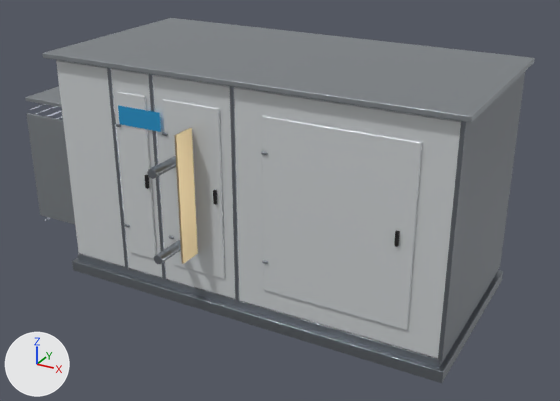
The glTF model graphics3d/models/oau.glb as it was, and as the next commit left it.
Both versions are drawn from a 50 mm camera at (3.62, -6.69, 4.16) aimed at (-0.02, -0.08, 0.86). The lights are fixed; the arrows at lower left show +X, +Y and +Z. The first picture is the older version. Vertices at exactly the same position are counted once.

Names of what the first picture shows: 'casing', 'screen', 'weather'.
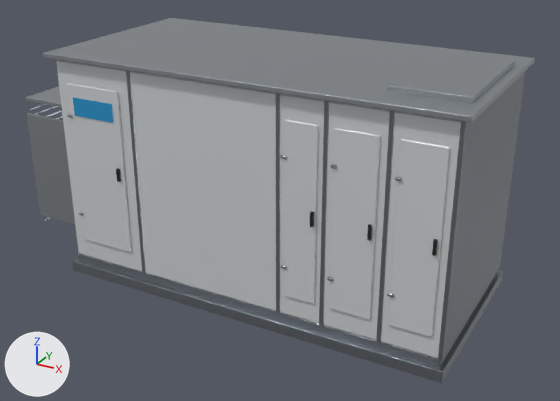
The change, as a list of edits to the scene's bpy script:
```text
Change me_casing:
    remove me_casing.from_pydata(...)  # 2312 vertices, 4468 faces; spans x -2.12..2.12, y -1.4..1.01, z 0.0..2.33
    add me_casing.from_pydata(...)  # 2808 vertices, 5436 faces; spans x -2.1..2.12, y -1.05..1.3, z 0.0..2.44
    me_casing part 1: the loose piece of 56 vertices spanning x -1.32..-0.97, y -1.02..-1.0, z 0.34..2.1 is scaled about its middle by (1.89, 1, 1), then moved by (-0.48, 0.0, 0.0)
    me_casing part 2: the loose piece of 56 vertices spanning x -0.89..0.0, y -1.0..1.0, z 0.12..2.32 is scaled about its middle by (1.85, 1, 1), then moved by (0.1, 0.0, 0.0)
    me_casing part 3: the loose piece of 56 vertices spanning x -1.39..-0.9, y -1.0..1.0, z 0.12..2.32 is scaled about its middle by (0.929, 1, 1), then moved by (1.85, 0.0, 0.0)
    me_casing part 4: the loose piece of 56 vertices spanning x 0.31..1.78, y -1.02..-1.0, z 0.34..2.1 is scaled about its middle by (0.217, 1, 1), then moved by (-0.35, 0.0, 0.0)
    me_casing part 5: the loose piece of 56 vertices spanning x -0.76..-0.13, y -1.02..-1.0, z 0.34..2.1 is scaled about its middle by (0.643, 1, 1), then moved by (1.67, 0.0, 0.0)
    me_casing part 6: the loose piece of 56 vertices spanning x -1.42..-1.38, y -1.01..1.01, z 0.11..2.33 is moved by (0.23, 0.0, 0.0)
    me_casing part 7: the loose piece of 56 vertices spanning x -0.02..0.02, y -1.01..1.01, z 0.11..2.33 is moved by (0.47, 0.0, 0.0)
    me_casing part 8: the loose piece of 56 vertices spanning x -0.92..-0.88, y -1.01..1.01, z 0.11..2.33 is moved by (1.83, 0.0, 0.0)
    me_casing part 9: the loose piece of 56 vertices spanning x 0.31..0.37, y -1.04..-1.01, z 1.75..1.77 is moved by (0.2, 0.0, 0.0)
    me_casing part 10: the loose piece of 56 vertices spanning x 1.62..1.65, y -1.05..-1.01, z 1.15..1.29 is scaled about its middle by (1.92, 0.499, 0.123), then moved by (-0.03, 0.0, 0.54), in mat_steel (grey #8d939a)
    me_casing part 11: the loose piece of 56 vertices spanning x -0.21..-0.18, y -1.05..-1.01, z 1.15..1.29 is scaled about its middle by (1.92, 0.499, 0.123), then moved by (1.81, 0.0, -0.56), in mat_steel (grey #8d939a)
    me_casing part 12: the loose piece of 56 vertices spanning x -1.02..-1.0, y -1.05..-1.01, z 1.15..1.29 is moved by (-0.36, 0.0, 0.0)
    me_casing part 13: the loose piece of 56 vertices spanning x -2.12..-2.1, y -0.85..0.85, z 1.18..1.24 is scaled about its middle by (1.47, 0.0202, 2.37), then moved by (2.94, -1.03, 0.01), in mat_rubber (black #151515)
    me_casing part 14: the loose piece of 56 vertices spanning x -2.12..-2.1, y -0.85..0.85, z 1.27..1.33 is scaled about its middle by (1.47, 0.0202, 2.37), then moved by (3.5, -1.03, -0.08), in mat_rubber (black #151515)
    me_casing part 15: the loose piece of 56 vertices spanning x -2.12..-2.1, y -0.85..0.85, z 1.09..1.15 is scaled about its middle by (1.47, 0.0202, 2.37), then moved by (4.08, -1.03, 0.1), in mat_rubber (black #151515)
    me_casing part 16: 14 loose pieces with 912 vertices, spanning x -2.12..-0.44, y -1.4..0.85, z 0.37..1.87, are deleted
    me_casing part 17: 28 vertices removed from x 0.0..0.02, y -1.0..1.0, z 0.12..2.32; 1320 vertices added at x 0.9..2.08, y -1.02..1.16, z 0.11..2.44
    me_casing part 18: 28 vertices removed from x -1.43..-1.4, y -1.0..1.0, z 0.12..2.32; 28 vertices added at x -1.19..-1.17, y -1.0..1.0, z 0.12..2.32
    other edits to the shape of me_casing do not show in these pictures
    remove me_casing.materials.append(mat_louver)  # grey #7c8a86
    add me_casing.materials.append(mat_galvanised)  # grey #a7adb2
    add me_casing.materials.append(mat_copper)  # orange #b87333
    add me_casing.materials.append(mat_cast_iron_blue)  # blue #2f5e8f
    add me_casing.materials.append(mat_bolt)  # grey #6a6e72
```

What differs and where, as boxes (x1, y1, x2, y2) in the pictures (560 x 401 px; the box of a moved part takes in the faces that stretch with it):
'casing', reshaped: before (56, 60, 525, 367); after (56, 52, 525, 367)
part 1 of me_casing, moved or reshaped: before (116, 91, 157, 259); after (67, 83, 132, 252)
part 2 of me_casing, moved or reshaped: before (152, 74, 235, 299); after (130, 71, 276, 311)
part 3 of me_casing, moved or reshaped: before (111, 68, 162, 278); after (280, 94, 324, 324)
part 4 of me_casing, moved or reshaped: before (262, 116, 422, 330); after (284, 120, 318, 304)
part 5 of me_casing, moved or reshaped: before (163, 99, 225, 279); after (329, 128, 380, 320)
part 6 of me_casing, moved or reshaped: before (107, 67, 129, 270); after (126, 70, 146, 275)
part 7 of me_casing, moved or reshaped: before (230, 86, 240, 302); after (276, 93, 281, 314)
part 8 of me_casing, moved or reshaped: before (148, 74, 166, 281); after (319, 100, 329, 327)
part 9 of me_casing, moved or reshaped: before (261, 151, 268, 155); after (281, 155, 287, 159)
part 10 of me_casing, moved or reshaped: before (394, 231, 400, 247); after (395, 177, 402, 181)
part 11 of me_casing, moved or reshaped: before (213, 190, 217, 205); after (387, 293, 394, 297)
part 12 of me_casing, moved or reshaped: before (145, 175, 149, 189); after (116, 168, 121, 182)
part 13 of me_casing, moved or reshaped (not visible before): after (310, 211, 314, 227)
part 14 of me_casing, moved or reshaped (not visible before): after (367, 224, 372, 240)
part 15 of me_casing, moved or reshaped (not visible before): after (432, 239, 438, 256)
part 16 of me_casing, deleted: before (147, 128, 198, 264)
part 17 of me_casing, built on: before (234, 87, 461, 358); after (323, 52, 516, 358)
part 18 of me_casing, moved or reshaped: before (57, 60, 125, 267); after (57, 60, 142, 272)
